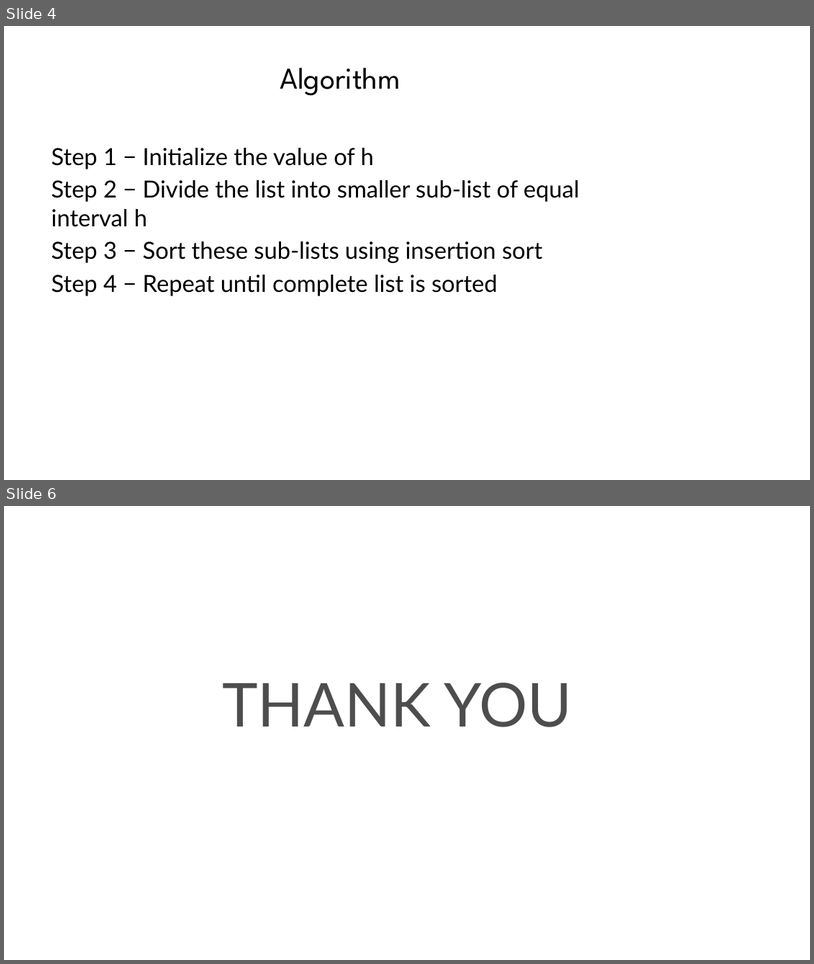
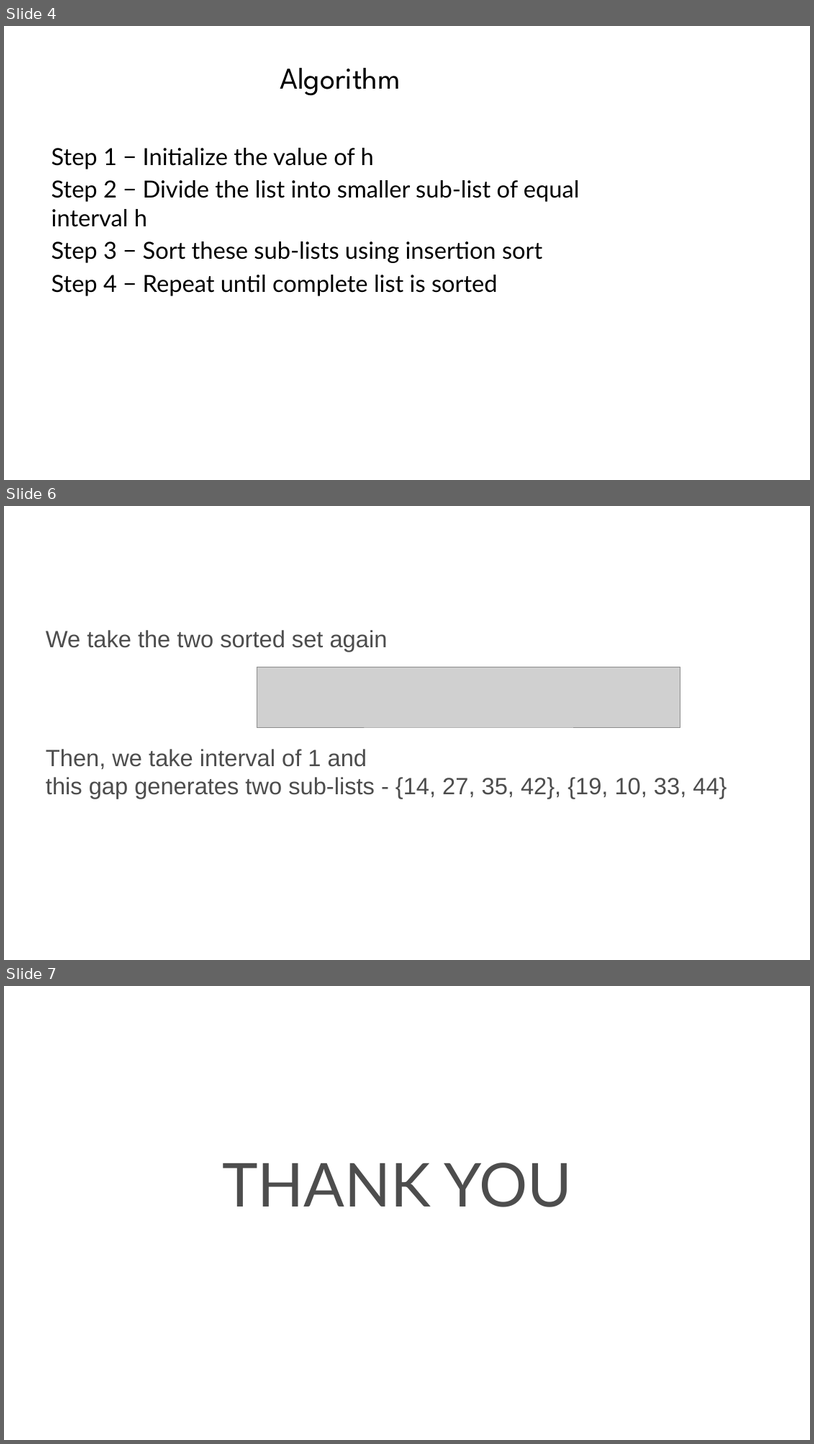
Before and after one commit to praash47/dsa, a slide deck: double_hash_and_shell_sort.pptx. Shown one above the other, each under a label of ours: slides 4 and 6 before the commit, slides 4, 6 and 7 after it; the slides between them are not shown. The pictures are 814x964 and 814x1444 pixels, drawn with LibreOffice and Linux fonts; fonts in the diff are those of the drawing; grey boxes stand for pictures; background and template pictures are left out. Boxes give left, top, right and bottom in pixels: in the first picture for what was removed or moved away, otherwise in the second. Text is boxed around its words. In the diff, an @@ line names an element or a change of style, - is before the commit and + after.

```diff
--- a/double_hash_and_shell_sort.pptx
+++ b/double_hash_and_shell_sort.pptx
@@ slide 6 added at [4,506,810,960], background picture (left out) @@
@@ text added at [46,630,388,651], 28 pt, text #4D4D4D @@
+We take the two sorted set again
@@ picture added at [257,667,681,728] @@
@@ text added at [46,749,727,798], 28 pt, text #4D4D4D @@
+Then, we take interval of 1 and
+this gap generates two sub-lists - {14, 27, 35, 42}, {19, 10, 33, 44}
@@ what was slide 6 is now slide 7 @@
```
Also in this commit, not shown: 1 slide changed, 3 other files.
